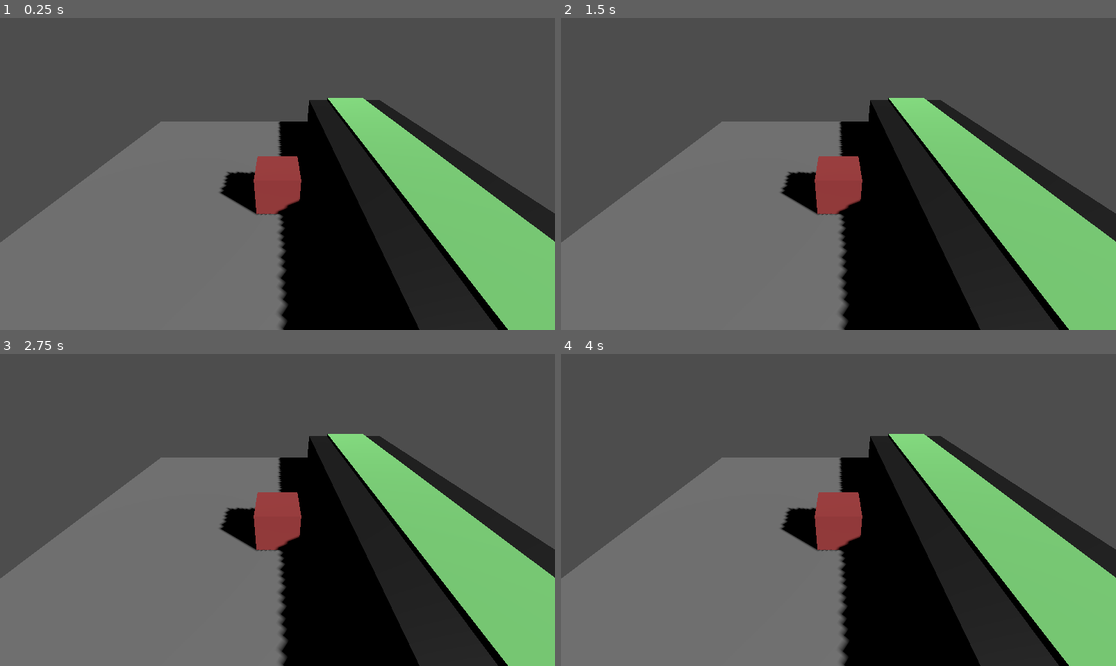
Above: before the commit, frames 1-4 (two rows, left to right).
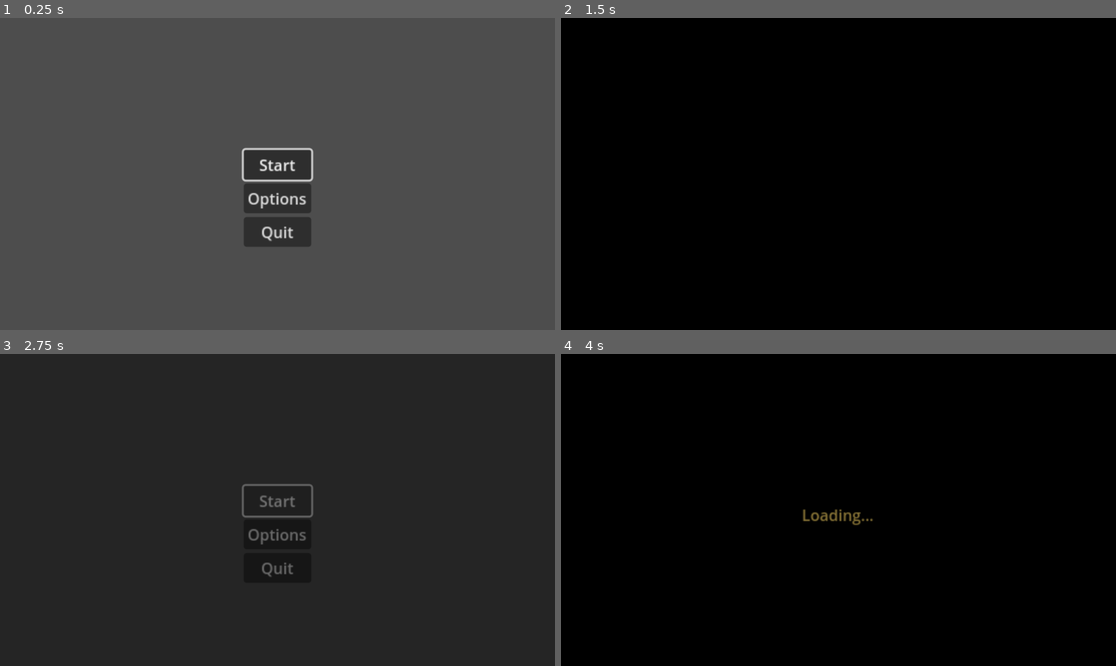
Above: after the commit, the same moments.

Repository: Torquelus/Ludum-Dare-53
Game: Godot game, scene res://scenes/menus_and_gui/main_menu.tscn
Two runs of this game, one before a commit and one after it. Both use one fixed random seed, a clock stepped at 60 frames per second and the inputs below. Before the commit the project starts from res://scenes/taniyaTest.tscn.
Inputs (mouse positions are in pixels of both pictures, inside the frame that each line leads up to):
- Up to frame 1 (0.25 s): no input
- Up to frame 2 (1.5 s): click (838, 198) at 0.5 s, where only the run after the commit has a clickable "Options"; click (838, 180) at 1.25 s, where only the run after the commit has a clickable "Return to Main Menu"
- Up to frame 3 (2.75 s): click (277, 500) at 2 s, where only the run after the commit has a clickable "Start"
- Up to frame 4 (4 s): click (838, 500) at 2.75 s, where only the run after the commit has a clickable "Start"; tap Enter at 3.5 s; hold Right (move_right) from 3.53 s (still down); tap Space (jump) at 3.77 s

The runs differ from the first frame. In frame 1, 58% of the frame differs, in the area x 0-100%, y 25-100%; in frame 2, 89%; in frame 3, 91%, in the area x 0-100%, y 0-100%; in frame 4, 89%.

Commit message:
Added Pause Menu, Moved Folders
Added Pause Menu with P and Esc key, also moved scene and script files to better organize the space

Diff:
--- a/project.godot
+++ b/project.godot
@@ -11,15 +11,15 @@
 [application]
 
 config/name="Ludum Dare 53"
-run/main_scene="res://scenes/taniyaTest.tscn"
+run/main_scene="res://scenes/menus_and_gui/main_menu.tscn"
 config/features=PackedStringArray("4.0", "Forward Plus")
 config/icon="res://icon.svg"
 <<<<<<<HEADrun/main_scene="res://scenes/main_menu.tscn"
 
 [autoload]
 
-Volume="*res://scripts/Volume.gd"
-SceneTransition="*res://scenes/scene_transition.tscn"
+SceneTransition="*res://scenes/menus_and_gui/scene_transition.tscn"
+Volume="*res://scripts/menu_and_gui/volume.gd"
 
 [input]
 
@@ -52,6 +52,12 @@
 "events": [Object(InputEventKey,"resource_local_to_scene":false,"resource_name":"","device":-1,"window_id":0,"alt_pressed":false,"shift_pressed":false,"ctrl_pressed":false,"meta_pressed":false,"pressed":false,"keycode":0,"physical_keycode":32,"key_label":0,"unicode":32,"echo":false,"script":null)
 ]
 }
+pause={
+"deadzone": 0.5,
+"events": [Object(InputEventKey,"resource_local_to_scene":false,"resource_name":"","device":-1,"window_id":0,"alt_pressed":false,"shift_pressed":false,"ctrl_pressed":false,"meta_pressed":false,"pressed":false,"keycode":0,"physical_keycode":4194305,"key_label":0,"unicode":0,"echo":false,"script":null)
+, Object(InputEventKey,"resource_local_to_scene":false,"resource_name":"","device":-1,"window_id":0,"alt_pressed":false,"shift_pressed":false,"ctrl_pressed":false,"meta_pressed":false,"pressed":false,"keycode":0,"physical_keycode":80,"key_label":0,"unicode":112,"echo":false,"script":null)
+]
+}
 
 [layer_names]
 
--- a/scenes/3dboxtestscene.tscn
+++ b/scenes/3dboxtestscene.tscn
@@ -1,8 +1,11 @@
-[gd_scene load_steps=2 format=3 uid="uid://qfwd00wxp2x7"]
+[gd_scene load_steps=3 format=3 uid="uid://qfwd00wxp2x7"]
 
 [ext_resource type="PackedScene" uid="uid://0eqrmj5wilsi" path="res://scenes/player/player.tscn" id="1_kwmte"]
+[ext_resource type="PackedScene" uid="uid://b646c8cukpk1a" path="res://scenes/menus_and_gui/gui.tscn" id="2_dcqto"]
 
 [node name="Node3D" type="Node3D"]
+
+[node name="GUI" parent="." instance=ExtResource("2_dcqto")]
 
 [node name="Camera3D" type="Camera3D" parent="."]
 transform = Transform3D(1, 0, 0, 0, 0.823513, 0.567298, 0, -0.567298, 0.823513, 0, 2.8226, 3.93983)
--- /dev/null
+++ b/scenes/menus_and_gui/gui.tscn
@@ -0,0 +1,10 @@
+[gd_scene load_steps=3 format=3 uid="uid://b646c8cukpk1a"]
+
+[ext_resource type="PackedScene" uid="uid://dvau0oxyi2hjw" path="res://scenes/menus_and_gui/pause_menu.tscn" id="1_jusku"]
+[ext_resource type="Script" path="res://scripts/menu_and_gui/gui.gd" id="1_k0n63"]
+
+[node name="GUI" type="CanvasLayer"]
+script = ExtResource("1_k0n63")
+
+[node name="PauseMenu" parent="." instance=ExtResource("1_jusku")]
+visible = false
--- a/scenes/main_menu.tscn
+++ b/scenes/menus_and_gui/main_menu.tscn
@@ -1,6 +1,6 @@
-[gd_scene load_steps=2 format=3 uid="uid://dxj40gjpo34c8"]
+[gd_scene load_steps=2 format=3 uid="uid://l6gs7tlpgx2d"]
 
-[ext_resource type="Script" path="res://scripts/main_menu.gd" id="1_ajwda"]
+[ext_resource type="Script" path="res://scripts/menu_and_gui/main_menu.gd" id="1_20eqi"]
 
 [node name="MainMenu" type="Control"]
 layout_mode = 3
@@ -9,7 +9,7 @@
 anchor_bottom = 1.0
 grow_horizontal = 2
 grow_vertical = 2
-script = ExtResource("1_ajwda")
+script = ExtResource("1_20eqi")
 
 [node name="VBoxContainer" type="VBoxContainer" parent="."]
 layout_mode = 1
--- a/scenes/main_options.tscn
+++ b/scenes/menus_and_gui/main_options.tscn
@@ -1,6 +1,6 @@
-[gd_scene load_steps=4 format=3 uid="uid://ccgjyb3mnmv5"]
+[gd_scene load_steps=4 format=3 uid="uid://1fa4stx2i3g1"]
 
-[ext_resource type="Script" path="res://scripts/main_options.gd" id="1_yvsyk"]
+[ext_resource type="Script" path="res://scripts/menu_and_gui/main_options.gd" id="1_qdv4o"]
 
 [sub_resource type="Gradient" id="Gradient_vcfly"]
 offsets = PackedFloat32Array(0, 0.0193548, 1)
@@ -16,7 +16,7 @@
 anchor_bottom = 1.0
 grow_horizontal = 2
 grow_vertical = 2
-script = ExtResource("1_yvsyk")
+script = ExtResource("1_qdv4o")
 
 [node name="CenterContainer" type="CenterContainer" parent="."]
 layout_mode = 1
--- /dev/null
+++ b/scenes/menus_and_gui/pause_menu.tscn
@@ -0,0 +1,53 @@
+[gd_scene load_steps=2 format=3 uid="uid://dvau0oxyi2hjw"]
+
+[ext_resource type="Script" path="res://scripts/menu_and_gui/pause_menu.gd" id="1_6nqcs"]
+
+[node name="PauseMenu" type="Control"]
+process_mode = 3
+layout_mode = 3
+anchors_preset = 15
+anchor_right = 1.0
+anchor_bottom = 1.0
+grow_horizontal = 2
+grow_vertical = 2
+script = ExtResource("1_6nqcs")
+
+[node name="backgroundrect" type="ColorRect" parent="."]
+layout_mode = 1
+anchors_preset = 15
+anchor_right = 1.0
+anchor_bottom = 1.0
+grow_horizontal = 2
+grow_vertical = 2
+color = Color(0.0509804, 0.0392157, 0.00392157, 0.392157)
+
+[node name="CenterContainer" type="CenterContainer" parent="."]
+layout_mode = 1
+anchors_preset = 15
+anchor_right = 1.0
+anchor_bottom = 1.0
+grow_horizontal = 2
+grow_vertical = 2
+
+[node name="VBoxContainer" type="VBoxContainer" parent="CenterContainer"]
+layout_mode = 2
+
+[node name="Label" type="Label" parent="CenterContainer/VBoxContainer"]
+layout_mode = 2
+text = "Paused"
+horizontal_alignment = 1
+uppercase = true
+
+[node name="Label2" type="Label" parent="CenterContainer/VBoxContainer"]
+layout_mode = 2
+
+[node name="resumebutton" type="Button" parent="CenterContainer/VBoxContainer"]
+layout_mode = 2
+text = "Resume Game"
+
+[node name="quitbutton" type="Button" parent="CenterContainer/VBoxContainer"]
+layout_mode = 2
+text = "Quit"
+
+[connection signal="pressed" from="CenterContainer/VBoxContainer/resumebutton" to="." method="_on_resumebutton_pressed"]
+[connection signal="pressed" from="CenterContainer/VBoxContainer/quitbutton" to="." method="_on_quitbutton_pressed"]
--- a/scenes/scene_transition.tscn
+++ b/scenes/menus_and_gui/scene_transition.tscn
@@ -1,6 +1,6 @@
-[gd_scene load_steps=6 format=3 uid="uid://edriknufk6bp"]
+[gd_scene load_steps=6 format=3 uid="uid://coexw4ka0klva"]
 
-[ext_resource type="Script" path="res://scripts/scene_transition.gd" id="1_i1mrb"]
+[ext_resource type="Script" path="res://scripts/menu_and_gui/scene_transition.gd" id="1_20dop"]
 
 [sub_resource type="Animation" id="Animation_xrvpt"]
 resource_name = "RESET"
@@ -93,7 +93,7 @@
 }
 
 [node name="scene_transition" type="CanvasLayer"]
-script = ExtResource("1_i1mrb")
+script = ExtResource("1_20dop")
 
 [node name="dissolve_rect" type="ColorRect" parent="."]
 modulate = Color(1, 1, 1, 0)
--- /dev/null
+++ b/scripts/menu_and_gui/gui.gd
@@ -0,0 +1,2 @@
+extends CanvasLayer
+pass
--- a/scripts/main_menu.gd
+++ b/scripts/menu_and_gui/main_menu.gd
@@ -13,8 +13,8 @@
 
 
 func _on_options_button_pressed():
-	SceneTransition.change_scene("res://scenes/main_options.tscn")
+	SceneTransition.change_scene("res://scenes/menus_and_gui/main_options.tscn")
 
 
 func _on_quit_button_pressed():
-	pass # Replace with function body.
+	get_tree().quit()
--- a/scripts/main_options.gd
+++ b/scripts/menu_and_gui/main_options.gd
@@ -15,7 +15,7 @@
 
 
 func _on_menu_button_pressed():
-	SceneTransition.change_scene("res://scenes/main_menu.tscn")
+	SceneTransition.change_scene("res://scenes/menus_and_gui/main_menu.tscn")
 
 #Updates Volume Global variable
 func _on_h_slider_value_changed(value):
--- /dev/null
+++ b/scripts/menu_and_gui/pause_menu.gd
@@ -0,0 +1,27 @@
+class_name PauseMenuClass
+## Class description: Controls Pause Menu Overlay
+extends Control
+
+#includes the setter function 'set_is_paused'
+var is_paused = false :
+	set(value):
+		is_paused = value
+		get_tree().paused = is_paused
+		visible = is_paused
+
+#toggles between true and false when pause action key is pressed
+func _unhandled_input(event):
+	if(event.is_action_pressed("pause")):
+		self.is_paused = !is_paused
+		visible = is_paused
+
+func _process(delta):
+	if Input.is_action_pressed("Pause"):
+		visible = not visible
+
+func _on_resumebutton_pressed():
+	self.is_paused = false
+	print_debug("Help")
+
+func _on_quitbutton_pressed():
+	get_tree().quit()
--- a/scripts/scene_transition.gd
+++ b/scripts/menu_and_gui/scene_transition.gd
@@ -1,3 +1,5 @@
+class_name SceneTransitionClass
+## Class description: Controls the transition animations between Main Menu and other scenes
 extends CanvasLayer
 
 
@@ -5,6 +7,8 @@
 func change_scene(target: String, type: String = 'fast_dissolve') -> void:
 	if type == 'dissolve':
 		transition_dissolve(target)
+	elif type == 'None':
+		pass
 	else:
 		transition_dissolve_fast(target)
 
--- a/scripts/Volume.gd
+++ b/scripts/menu_and_gui/volume.gd
@@ -1,4 +1,4 @@
-class_name GlbVolume
+class_name GlbVolumeClass
 ## Class description: GlbVolume controls the overall volume and is always loaded
 extends Node
 
